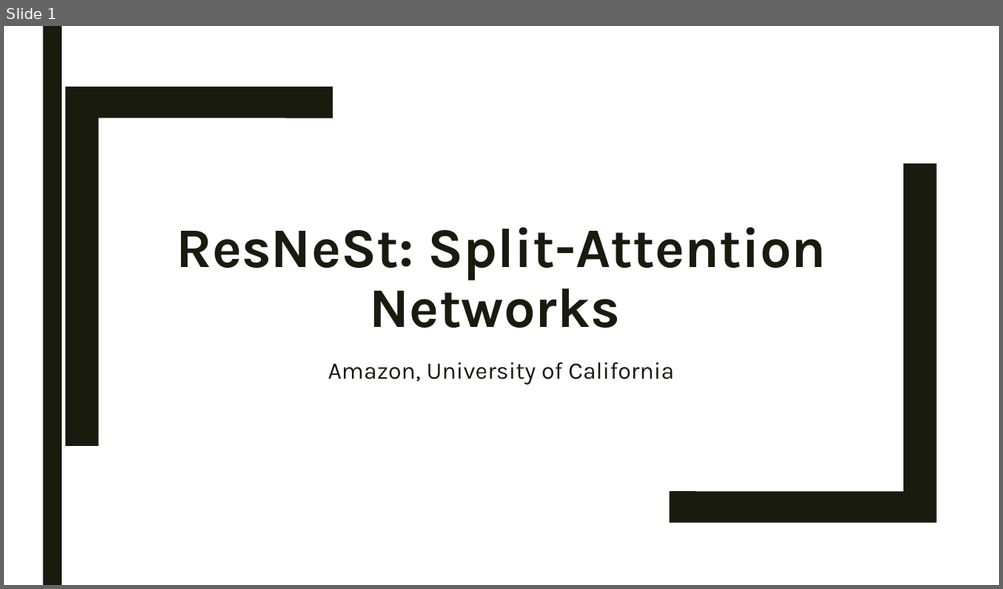
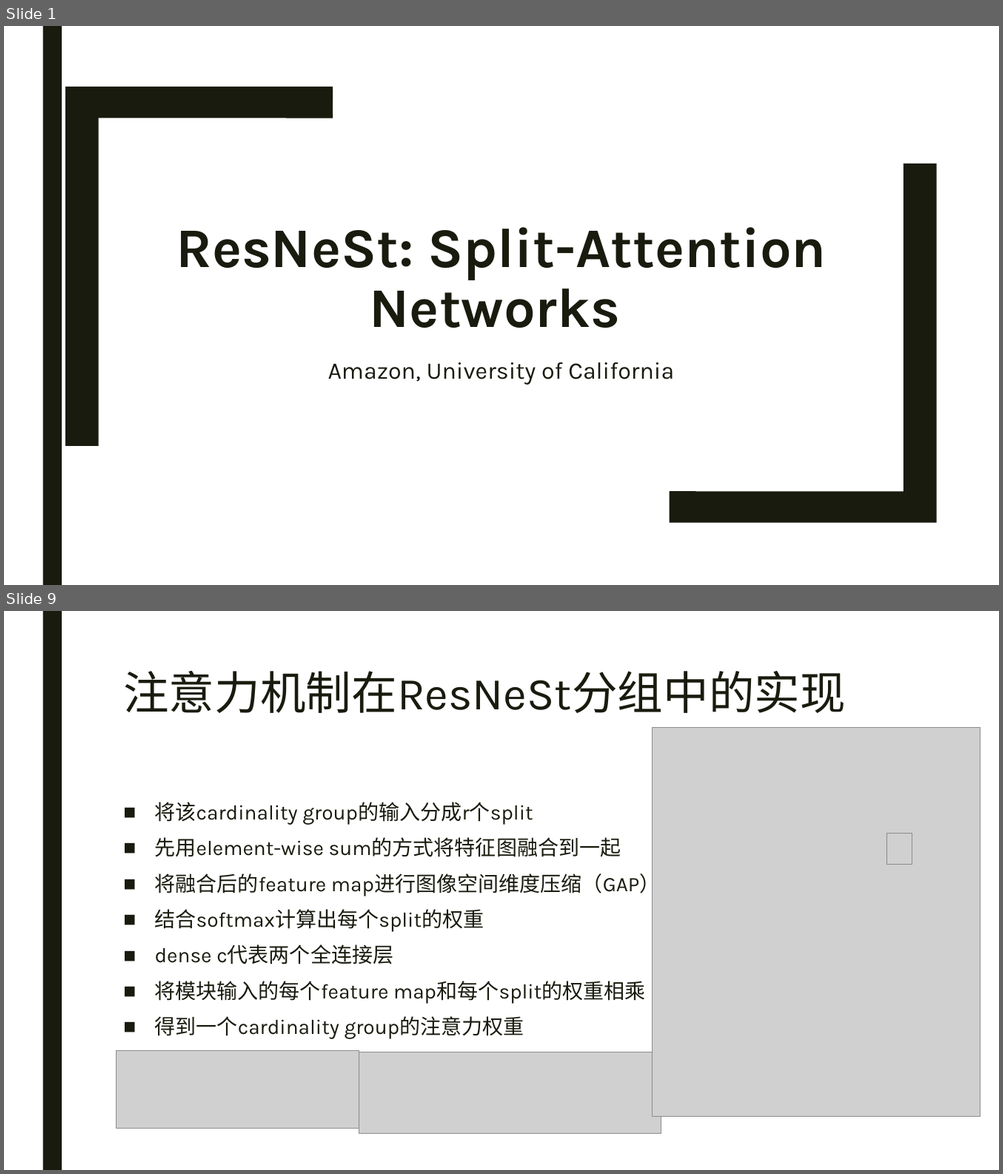
Before and after one commit to Iranb/NoteBook, a slide deck: Paper Notes/ResNetSt/ResNetSt.pptx. Shown one above the other, each under a label of ours: slide 1 before the commit, slides 1 and 9 after it; the slides between them are not shown. The pictures are 1003x589 and 1003x1174 pixels, drawn with LibreOffice and Linux fonts; fonts in the diff are those of the drawing; grey boxes stand for pictures. Boxes give left, top, right and bottom in pixels: in the first picture for what was removed or moved away, otherwise in the second. Text is boxed around its words. In the diff, an @@ line names an element or a change of style, - is before the commit and + after.

```diff
--- a/Paper Notes/ResNetSt/ResNetSt.pptx
+++ b/Paper Notes/ResNetSt/ResNetSt.pptx
@@ slide 9 added at bbox=[4, 611, 999, 1170], background #FFFFFF; not listed: 1 template element that a slide beside it also shows @@
@@ title added at bbox=[123, 670, 845, 713], 44 pt, text #191B0E @@
+注意力机制在ResNeSt分组中的实现
@@ picture added at bbox=[652, 727, 979, 1117] @@
@@ text added at bbox=[155, 802, 660, 1039], 20 pt, text #191B0E @@
+■ 将该cardinality group的输入分成r个split
+■ 先用element-wise sum的方式将特征图融合到一起
+■ 将融合后的feature map进行图像空间维度压缩（GAP）
+■ 结合softmax计算出每个split的权重
+■ dense c代表两个全连接层
+■ 将模块输入的每个feature map和每个split的权重相乘
+■ 得到一个cardinality group的注意力权重
@@ picture added at bbox=[887, 833, 911, 865] @@
@@ picture added at bbox=[116, 1051, 359, 1129] @@
@@ picture added at bbox=[359, 1053, 661, 1134] @@
```
Also in this commit, not shown: 3 slides changed, 8 other slides added, 2 slides removed, 9 other files.
